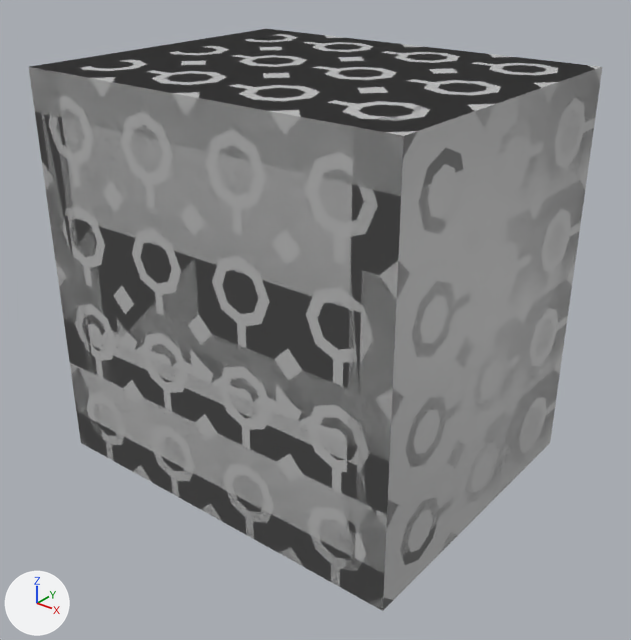
An edit to the FBX model GraduationGame unity/Assets/040_model/030_sets/trackModule/live/trackModule.fbx, drawn before and after from the same camera.
Camera for both pictures: a camera (50 mm lens) standing at (4.7, -5.87, 5.04) and looking at (0.19, -0.24, 1.55). Lighting does not change. The marker at lower left points along +X, +Y and +Z. Where no turn or scale is listed for an object, it has been applied to the vertices. Vertices at the same position are counted once.

The scene before the commit, as lines of its bpy script (objects in view):
```python
me_mesh_030 = bpy.data.meshes.new('Mesh.030')
me_mesh_030.from_pydata(...)  # a box spanning x -1.88..1.88, y -3.0..0.0, z -0.38..0.0
me_mesh_030.materials.append(mat_lambert2)  # grey #bcbcbc
me_mesh_031 = bpy.data.meshes.new('Mesh.031')
me_mesh_031.from_pydata(...)  # a box spanning x -1.88..1.88, y 0.0..3.0, z 0.0..0.38
me_mesh_031.materials.append(mat_lambert2)  # grey #bcbcbc
me_mesh_080 = bpy.data.meshes.new('Mesh.080')
me_mesh_080.from_pydata(...)  # a box spanning x -1.88..1.88, y -1.5..1.5, z -1.09..2.66
me_mesh_080.materials.append(mat_lambert1)  # grey #bcbcbc
ob_bottomwall_geo = bpy.data.objects.new('bottomWall_geo', me_mesh_031)
ob_bottomwall_geo.location = (0.0, -1.5, 0.0)
ob_lowpolyfill_geo = bpy.data.objects.new('lowPolyFill_geo', me_mesh_080)
ob_lowpolyfill_geo.location = (0.0, 0.0, 1.09)
ob_topwall_geo = bpy.data.objects.new('topWall_geo', me_mesh_030)
ob_topwall_geo.location = (0.0, 1.5, 3.75)
# also in view: 'fillCubeARow01_03_geo' at (-1.41, 1.0, 3.28); 'fillCubeCRow04_02_geo' at (1.41, 0.0, 1.41); 'fillCubeBRow02_01_geo' at (-0.47, -1.0, 2.34); 'fillCubeBRow04_01_geo' at (1.41, -1.0, 2.34); 'fillCubeDRow03_01_geo' at (0.47, -1.0, 0.47)
```
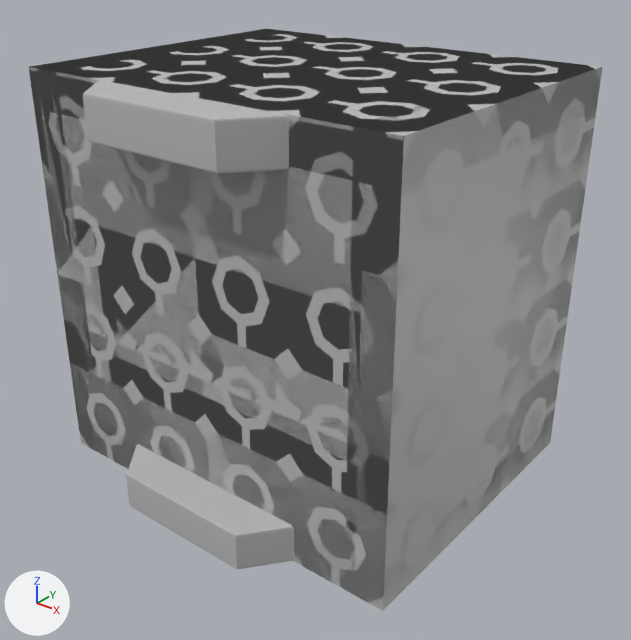
Where the change shows, as pixel boxes (x1, y1, x2, y2) in the pictures (631 x 640 px):
'topWall_geo', reshaped, moved: before (29, 67, 600, 196); after (29, 67, 602, 194)
'bottomWall_geo', reshaped, moved: before (78, 416, 546, 610); after (77, 414, 554, 610)
'fillCubeDRow02_01_geo', unchanged, covered by the edit: before (135, 398, 211, 509); after (135, 398, 210, 482)
'fillCubeDRow01_01_geo', unchanged, covered by the edit: before (72, 367, 141, 472); after (72, 368, 138, 468)

The change in detail:
me_mesh_031 is used by ob_bottomwall_geo; location (0.0, -1.5, 0.0).
me_mesh_031 had 8 vertices, 6 faces and spanned x -1.88..1.88, y 0.0..3.0, z 0.0..0.38.
me_mesh_031 no longer uses material mat_lambert2 (grey #bcbcbc).
me_mesh_031 now has 72 vertices, 70 faces and spans x -1.88..1.88, y -1.69..1.69, z 0.0..0.37.
me_mesh_031 part 1: the whole mesh is rebuilt.
me_mesh_031 now uses material mat_lambert1 (grey #bcbcbc).
me_mesh_030 is used by ob_topwall_geo; location (0.0, 1.5, 3.75).
me_mesh_030 had 8 vertices, 6 faces and spanned x -1.88..1.88, y -3.0..0.0, z -0.38..0.0.
me_mesh_030 no longer uses material mat_lambert2 (grey #bcbcbc).
me_mesh_030 now has 72 vertices, 70 faces and spans x -1.88..1.88, y -1.69..1.69, z -0.37..0.0.
me_mesh_030 part 2: the whole mesh is rebuilt.
me_mesh_030 now uses material mat_lambert1 (grey #bcbcbc).
Object 'bottomWall_geo' (ob_bottomwall_geo) moves from (0.0, -1.5, 0.0) to (0.0, -0.19, 0.0).
Object 'topWall_geo' (ob_topwall_geo) moves from (0.0, 1.5, 3.75) to (0.0, -0.19, 3.75).
